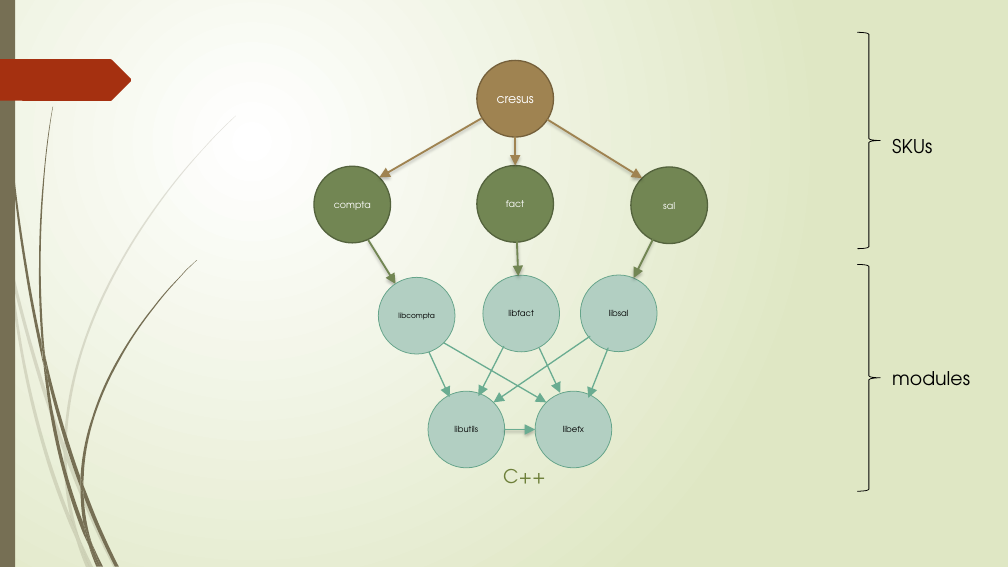
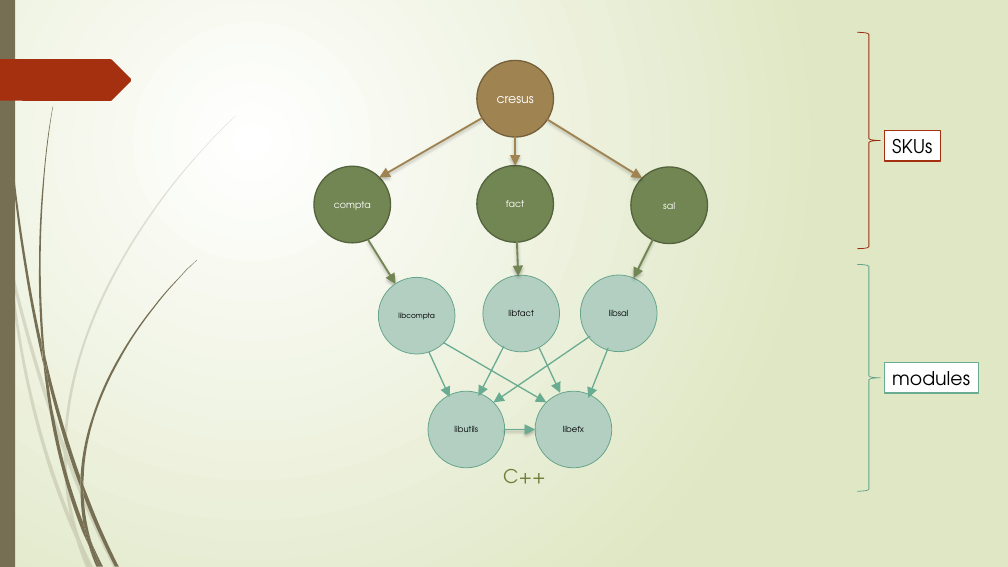
Before and after one commit to epsitec-sa/zou, a slide deck: slide 6 of .Documentation/Commandes git pour zou flow.pptx. Drawn at 1008x567 pixels with LibreOffice and Linux fonts; fonts in the diff are those of the drawing. Boxes give left, top, right and bottom in pixels: in the first picture for what was removed or moved away, otherwise in the second. Text is boxed around its words. In the diff, an @@ line names an element or a change of style, - is before the commit and + after.

```diff
--- a/.Documentation/Commandes git pour zou flow.pptx
+++ b/.Documentation/Commandes git pour zou flow.pptx
@@ right brace at [858, 33, 880, 249]: outline #000000 0.75 pt to #9E2E0F 0.75 pt @@
@@ rectangle "SKUs": place and size @@
-rectangle "SKUs" at [892, 139, 932, 154]
+rectangle "SKUs" at [885, 131, 941, 161]
@@ rectangle "SKUs" at [885, 131, 941, 161]: fill none to #FFFFFF; outline none to #A53010 1.25 pt @@
@@ right brace at [858, 265, 880, 492]: outline #000000 0.75 pt to #65A48B 0.75 pt @@
@@ rectangle "modules": place and size @@
-rectangle "modules" at [892, 371, 970, 386]
+rectangle "modules" at [885, 363, 979, 393]
@@ rectangle "modules" at [885, 363, 979, 393]: fill none to #FFFFFF; outline none to #6AAC91 1.25 pt @@
```
Also in this commit, not shown: 16 other slides changed.
